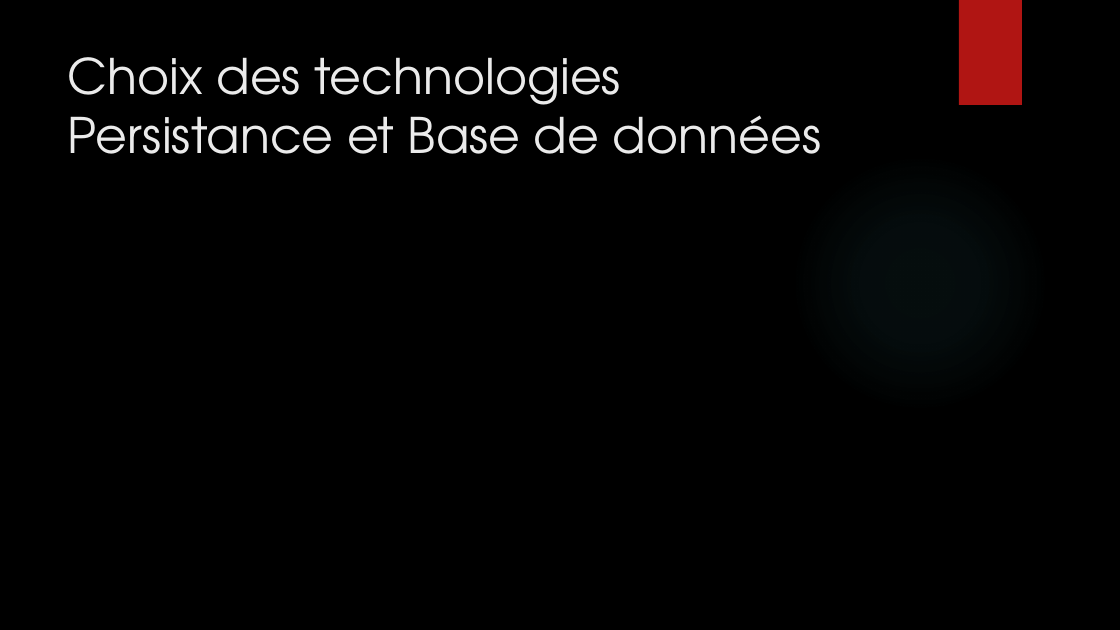
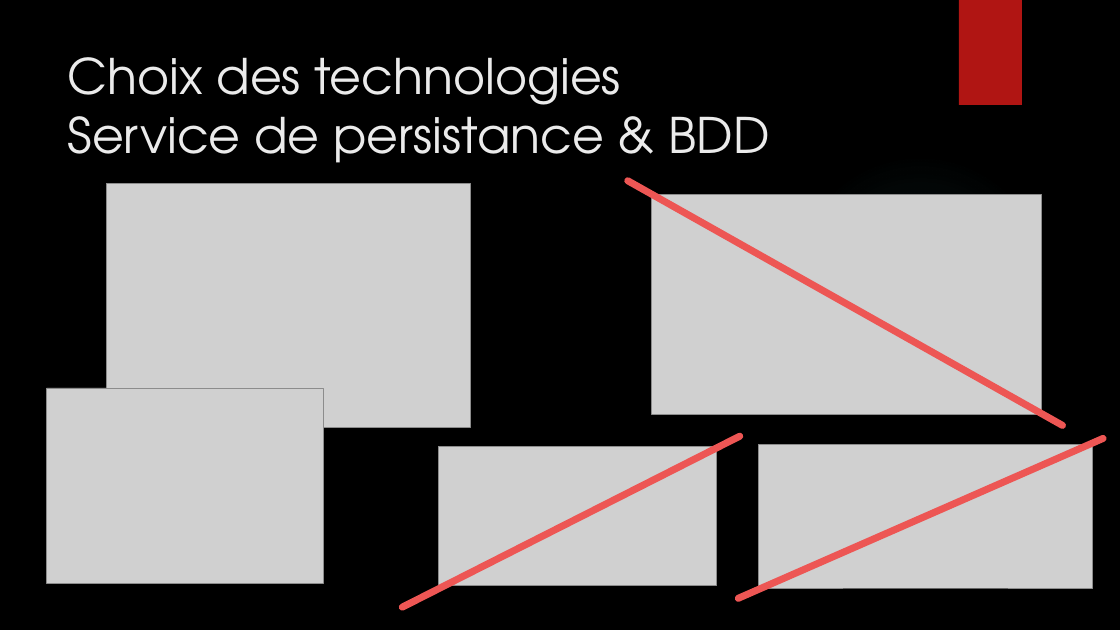
Before and after one commit to Imp95/al_cour_groupeI, a slide deck: slide 7 of InProgress/Mobile App for Transporters.pptx. Drawn at 1120x630 pixels with LibreOffice and Linux fonts; fonts in the diff are those of the drawing; grey boxes stand for pictures; background and template pictures are left out. Boxes give left, top, right and bottom in pixels: in the first picture for what was removed or moved away, otherwise in the second. Text is boxed around its words. In the diff, an @@ line names an element or a change of style, - is before the commit and + after.

Commit message:
update slide

```diff
--- a/InProgress/Mobile App for Transporters.pptx
+++ b/InProgress/Mobile App for Transporters.pptx
@@ title at [68, 57, 770, 163]: text changed @@
-Choix des technologies
-Persistance et Base de données
+Choix des technologies
+Service de persistance & BDD
@@ picture added at [107, 183, 471, 428] @@
@@ line added from (628, 181) to (1063, 425), #ED5654 6 pt @@
@@ picture added at [652, 195, 1042, 414] @@
@@ picture added at [47, 388, 324, 583] @@
@@ line added from (402, 607) to (740, 436), #ED5654 6 pt @@
@@ picture added at [439, 446, 717, 586] @@
@@ line added from (739, 598) to (1103, 439), #ED5654 6 pt @@
@@ picture added at [759, 444, 1093, 588] @@
```
